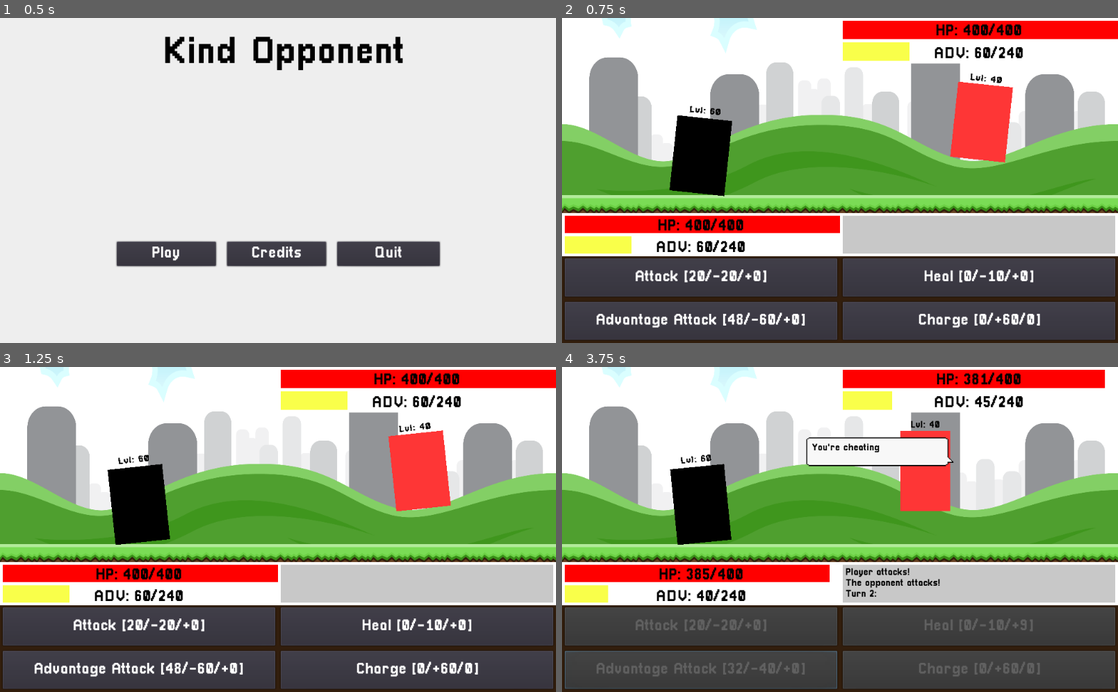
Above: before the commit, frames 1-4 (two rows, left to right).
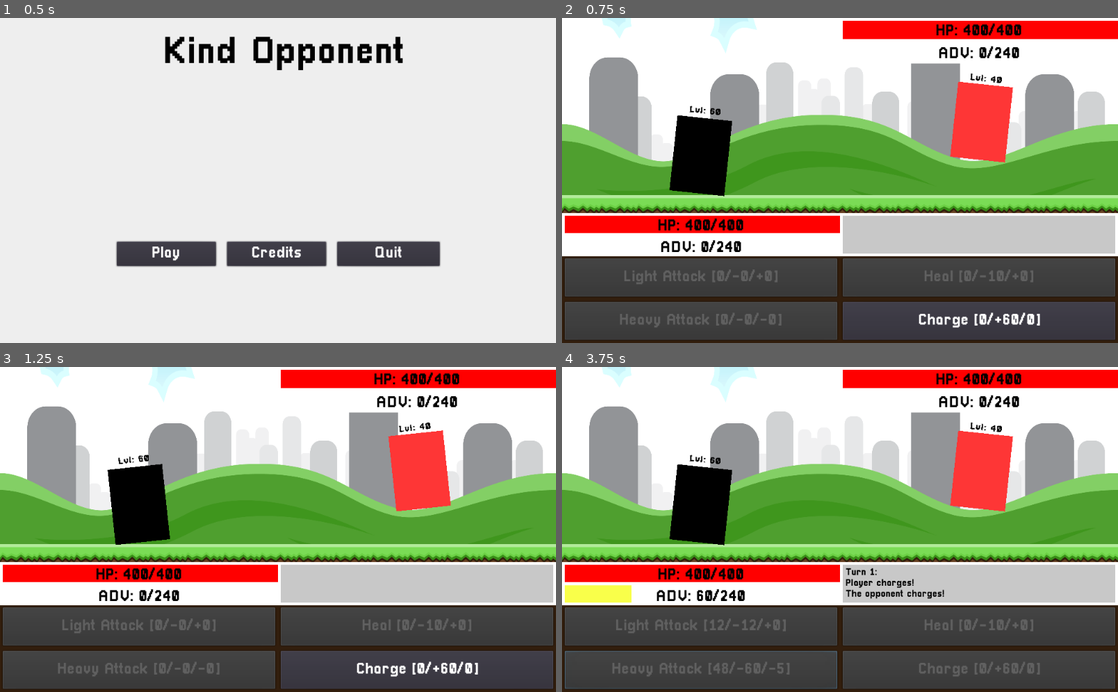
Above: after the commit, the same moments.

Repository: ArtlessAvian/kind-opponent
Game: Godot game, scene res://MainMenu.tscn
Same seed, same stepped clock (60 frames per second), same inputs: the game is played once before the commit and once after it.
Inputs (mouse positions are in pixels of both pictures, inside the frame that each line leads up to):
- Up to frame 1 (0.5 s): no input
- Up to frame 2 (0.75 s): click "Play" at 0.5 s
- Up to frame 3 (1.25 s): no input
- Up to frame 4 (3.75 s): click "Attack [20/-20/+0]" (after the commit: "Charge [0/+60/0]") at 1.25 s; tap Enter (ui_accept) at 2, 2.27, 3.02 s; click (701, 669) at 3.5 s, where only the run before the commit has a clickable "Advantage Attack [32/-40/+0]"

Frame 1 is identical in both runs. In frame 2, 4.0% of the frame differs, in the area x 0-85%, y 7-96%; in frame 3, 4.0%; in frame 4, 9.3%, in the area x 6-100%, y 0-96%.

Commit message:
Tweaks abilities and numbers

Diff:
--- a/gameingame/Player.gd
+++ b/gameingame/Player.gd
@@ -8,7 +8,7 @@
 export (int) var max_health = 400
 export (int) var max_adv = 240
 
-export (int) var advantage = 60
+export (int) var advantage = 0
 var last_damage = 0
 
 # private???
--- a/gameingame/moves/AdvantageAttack.gd
+++ b/gameingame/moves/AdvantageAttack.gd
@@ -2,6 +2,7 @@
 
 export (float, 0, 2) var efficiency = 0.8
 export (float, 0, 2) var regen = 0.03
+export (float, 0, 2) var knockback = 5
 
 func _get_damage_value(user):
 	return user.advantage * efficiency
@@ -12,24 +13,28 @@
 func _get_regen_value(user):
 	return regen * (user.max_health - user._health)
 
+func _get_knockback_value(user):
+	return knockback * (1 if user.advantage else 0)
+
 func run(user, opponent, opportunity):
 	opponent.take_damage(_get_damage_value(user))
+	user.take_damage(_get_knockback_value(user))
 	user.advantage = (user.advantage / 2) if opportunity else 0
-	user.get_healed(_get_regen_value(user))
+	#user.get_healed(_get_regen_value(user))
 
 func available(user):
 	return user.advantage > 0
 
 func summary(user, opportunity):
-	return 'Advantage Attack [%d/-%d/+%d]' % [_get_damage_value(user), _get_advantage_cost(user, opportunity), _get_regen_value(user)]
+	return 'Heavy Attack [%d/-%d/-%d]' % [_get_damage_value(user), _get_advantage_cost(user, opportunity), _get_knockback_value(user)]
 
 func describe(user, opportunity):
 	return """
 		Uses all your advantage to deal damage.
 		Damage is equal to 80%% of your advantage.
-		Tiny amount of health regen.
+		Deals a small amount of damage to you.
 		%s
 		Damage: %d
 		Advantage Cost: %d
-		Health Regen: %d
-	""" % ['\nPERFECT OPPORTUNITY: Half advantage cost\n' if opportunity else '', _get_damage_value(user), _get_advantage_cost(user, opportunity), _get_regen_value(user)]
+		Damage to you: %d
+	""" % ['\nPERFECT OPPORTUNITY: Half advantage cost\n' if opportunity else '', _get_damage_value(user), _get_advantage_cost(user, opportunity), _get_knockback_value(user)]
--- a/gameingame/moves/GenericAttack.gd
+++ b/gameingame/moves/GenericAttack.gd
@@ -3,23 +3,29 @@
 export (int) var advantage_cost = 20
 export (int) var damage = 10
 export (float, 0, 2) var regen = 0.05
+export (float, 0, 2) var efficiency = 0.2
+export (float, 0, 2) var advantage_percent_cost = 0.2
 
-func _get_damage_value(opportunity):
-	return damage * (2 if opportunity else 1)
+func _get_damage_value(user, opportunity):
+	# return damage * (2 if opportunity else 1)
+	return user.advantage * efficiency * (2 if opportunity else 1)
+
+func _get_advantage_cost(user, opportunity):
+	return user.advantage * advantage_percent_cost
 
 func _get_regen_value(user):
 	return regen * (user.max_health - user._health)
 
 func run(user, opponent, opportunity):
-	user.advantage -= advantage_cost
-	opponent.take_damage(_get_damage_value(opportunity))
+	user.advantage -= _get_advantage_cost(user, opportunity)# advantage_cost
+	opponent.take_damage(_get_damage_value(user, opportunity))
 	user.get_healed(_get_regen_value(user))
 
 func available(user):
 	return user.advantage >= advantage_cost
 
 func summary(user, opportunity):
-	return 'Attack [%d/-%d/+%d]' % [_get_damage_value(opportunity), advantage_cost, _get_regen_value(user)]
+	return 'Light Attack [%d/-%d/+%d]' % [_get_damage_value(user, opportunity), _get_advantage_cost(user, opportunity), _get_regen_value(user)]
 
 func describe(user, opportunity):
 	return """
@@ -29,4 +35,4 @@
 		Damage: %d
 		Advantage Cost: %d
 		Health Regen: %d
-	""" % ['\nPERFECT OPPORTUNITY: Double damage output\n' if opportunity else '', _get_damage_value(opportunity), advantage_cost, _get_regen_value(user)]
+	""" % ['\nPERFECT OPPORTUNITY: Double damage output\n' if opportunity else '', _get_damage_value(user, opportunity), _get_advantage_cost(user, opportunity), _get_regen_value(user)]
